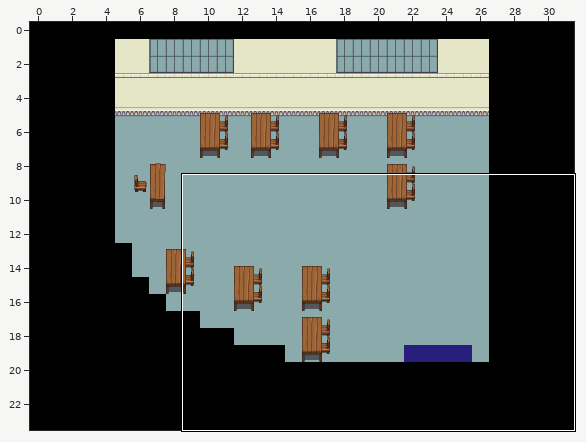
Tiled map, stored at assets/maps/salleS37.tmx. The picture above shows the old version from afar; the outline marks the close-up.
Close-up. Before:
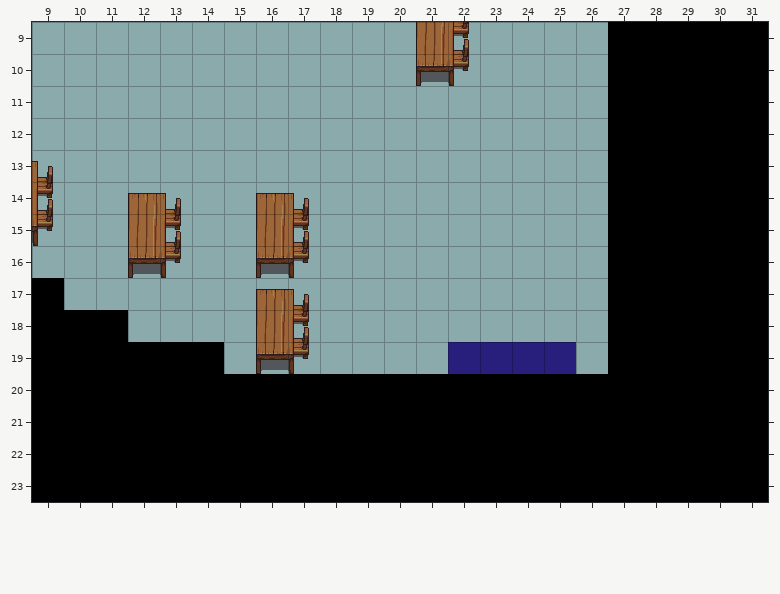
Cells are 32x32 px. Shown: x 9..31, y 9..23.
After the commit:
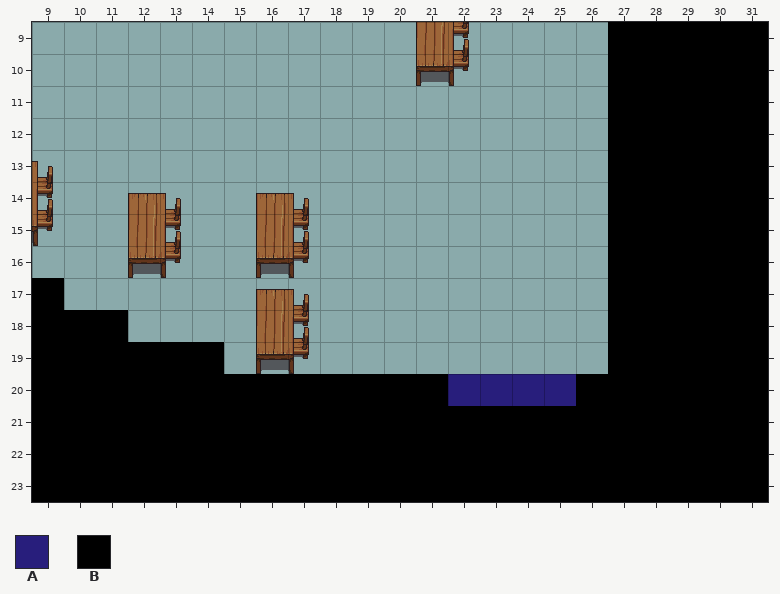
Key: from "couleur": A 3; from "porte": B 0.
_ is an empty cell, . an unchanged one.
What changed:
--- layer "vers_sousSolCouloir3"
@@ x 22..25 @@
-19 AAAA
-20 ____
+19 ____
+20 AAAA
--- layer "noir 99"
@@ x 22..25 @@
-20 BBBB
+20 ____
Pixel boxes of the changes (left, top, right, bottom) in both close-ups:
changed: (448, 342, 576, 406)
